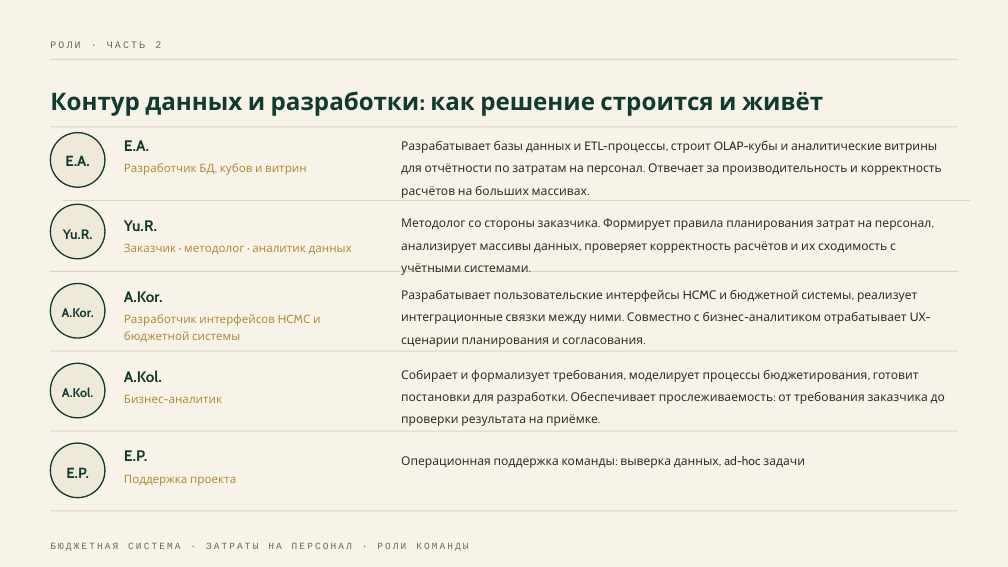
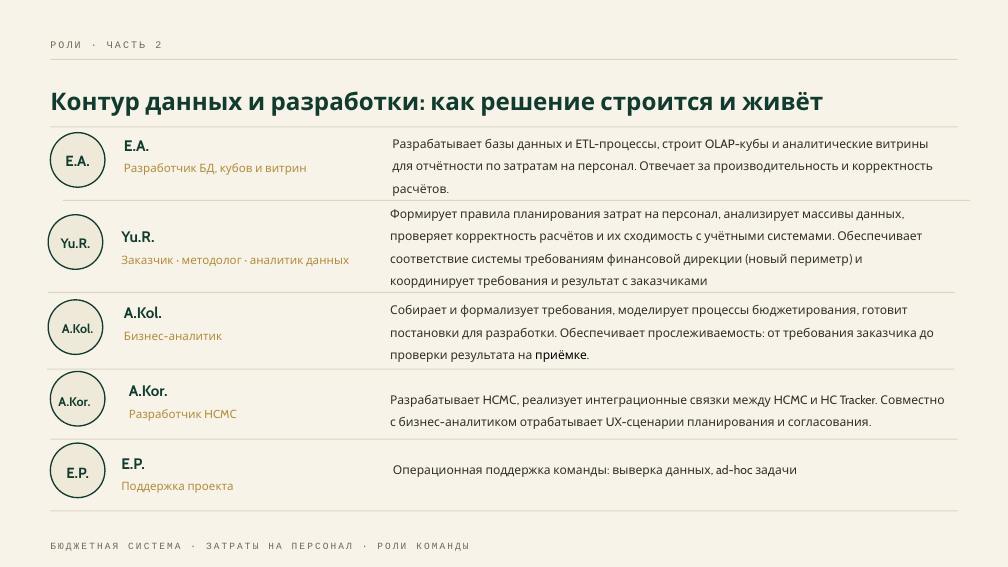
Before and after one commit to Anna-Oby/folder, a slide deck: slide 3 of Роли проектной команды_v2.pptx. Drawn at 1008x567 pixels with LibreOffice and Linux fonts; fonts in the diff are those of the drawing. Boxes give left, top, right and bottom in pixels: in the first picture for what was removed or moved away, otherwise in the second. Text is boxed around its words. In the diff, an @@ line names an element or a change of style, - is before the commit and + after.

```diff
--- a/Роли проектной команды_v2.pptx
+++ b/Роли проектной команды_v2.pptx
@@ text at [392, 139, 933, 196]: text changed @@
-Разрабатывает базы данных и ETL-процессы, строит OLAP-кубы и аналитические витрины для отчётности по затратам на персонал. Отвечает за производительность и корректность расчётов на больших массивах.
+Разрабатывает базы данных и ETL-процессы, строит OLAP-кубы и аналитические витрины для отчётности по затратам на персонал. Отвечает за производительность и корректность расчётов.
@@ text at [390, 209, 922, 288]: text changed @@
-Методолог со стороны заказчика. Формирует правила планирования затрат на персонал, анализирует массивы данных, проверяет корректность расчётов и их сходимость с учётными системами.
+Формирует правила планирования затрат на персонал, анализирует массивы данных, проверяет корректность расчётов и их сходимость с учётными системами. Обеспечивает соответствие системы требованиям финансовой дирекции (новый периметр) и координирует требования и результат с заказчиками
@@ 2 texts, 1 ellipse: place and size @@
-2 texts, 1 ellipse at [51, 204, 352, 259]
+2 texts, 1 ellipse at [48, 215, 349, 269]
@@ rectangle: place and size @@
-rectangle at [51, 271, 958, 271]
+rectangle at [48, 292, 956, 293]
@@ text "A.Kol.": place and size @@
-text "A.Kol." at [62, 387, 93, 397]
+text "A.Kol." at [62, 323, 93, 333]
@@ text "Собирает и формализует требования, моделирует ...": place and size @@
-text "Собирает и формализует требования, моделирует ..." at [401, 370, 945, 426]
+text "Собирает и формализует требования, моделирует ..." at [390, 305, 934, 362]
@@ text "Собирает и формализует требования, моделирует ..." at [390, 305, 934, 362]: text colour #33302A to #000000 in "приёмке." @@
@@ ellipse: place and size @@
-ellipse at [51, 284, 105, 338]
+ellipse at [48, 300, 103, 355]
@@ text "A.Kol.": place and size @@
-text "A.Kol." at [124, 370, 223, 403]
+text "A.Kol." at [124, 306, 223, 340]
@@ text "A.Kor.": place and size @@
-text "A.Kor." at [62, 308, 94, 317]
+text "A.Kor." at [58, 397, 90, 406]
@@ rectangle: place and size @@
-rectangle at [51, 351, 958, 352]
+rectangle at [47, 368, 954, 369]
@@ ellipse: place and size @@
-ellipse at [51, 364, 105, 418]
+ellipse at [51, 371, 105, 426]
@@ text "A.Kor.": place and size @@
-text "A.Kor." at [124, 291, 320, 342]
+text "A.Kor." at [129, 385, 202, 421]
@@ text at [129, 409, 202, 421]: text changed @@
-Разработчик интерфейсов HCMС и бюджетной системы
+Разработчик HCMС
@@ text at [390, 395, 944, 429]: text changed @@
-Разрабатывает пользовательские интерфейсы HCMС и бюджетной системы, реализует интеграционные связки между ними. Совместно с бизнес-аналитиком отрабатывает UX-сценарии планирования и согласования.
+Разрабатывает HCMС, реализует интеграционные связки между HCMC и HC Tracker. Совместно с бизнес-аналитиком отрабатывает UX-сценарии планирования и согласования.
@@ rectangle: place and size @@
-rectangle at [51, 430, 958, 431]
+rectangle at [51, 439, 958, 439]
@@ text "E.P.": place and size @@
-text "E.P." at [124, 450, 236, 486]
+text "E.P." at [121, 458, 234, 493]
@@ text "Операционная поддержка команды: выверка данных, ...": place and size @@
-text "Операционная поддержка команды: выверка данных, ..." at [401, 456, 805, 468]
+text "Операционная поддержка команды: выверка данных, ..." at [393, 465, 797, 477]
```
Also in this commit, not shown: 2 other slides changed, 3 slides added.
